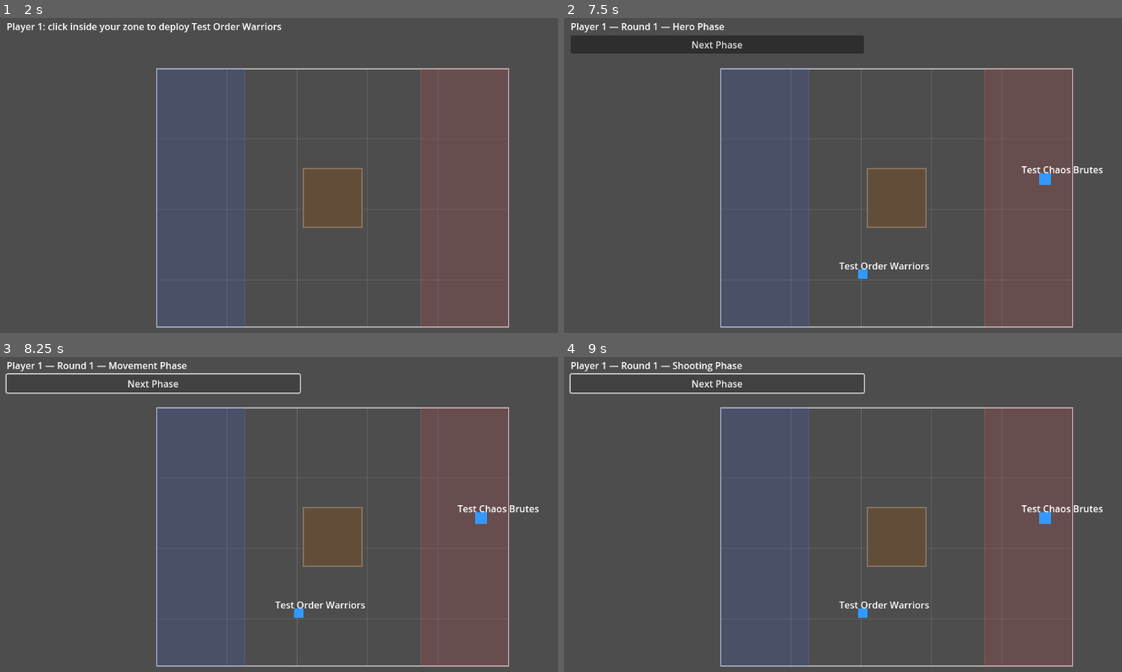
Above: before the commit, frames 1-4 (two rows, left to right).
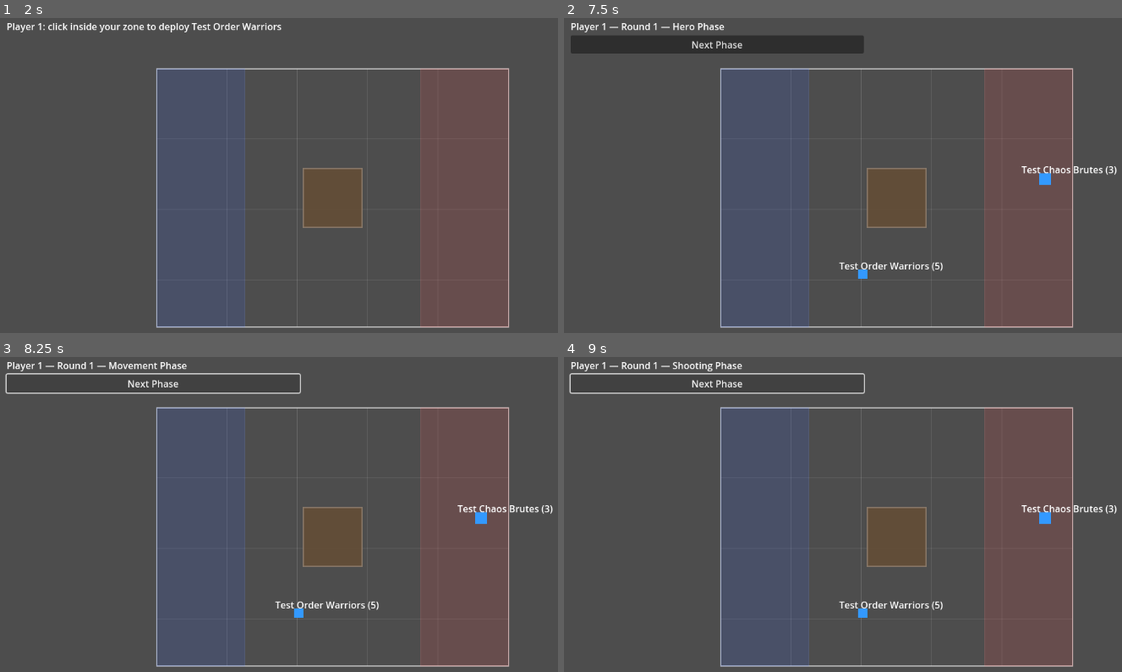
Above: after the commit, the same moments.

Repository: nurling34s/warhammerPnP
Game: Godot game, scene res://scenes/main/Main.tscn
The game is run twice, just before and just after one commit, with the same random seed, the same clock (stepped at 60 frames per second) and the same inputs.
Inputs (mouse positions are in pixels of both pictures, inside the frame that each line leads up to):
- Up to frame 1 (2 s): click "Age of Sigmar (4th ed)" at 0.5 s; tap Enter at 1.25 s; move the mouse to (479, 178) at 1.27 s; hold Shift from 1.28 s (still down); click (479, 178) at 1.42 s
- Up to frame 2 (7.5 s): release Shift at 2 s; tap Space at 2, 3.5, 5 s; drag from (759, 216) to (865, 273) at 2.02 s; tap Enter at 2.75, 4.25 s; move the mouse to (865, 273) at 2.77 s; tap Ctrl at 2.85, 7.35 s; click (865, 273) at 2.92 s; drag from (865, 273) to (692, 140) at 3.52 s; move the mouse to (1099, 254) at 4.27 s; tap Alt at 4.35 s; click (1099, 254) at 4.42 s; drag from (692, 140) to (865, 273) at 5.02 s; move the mouse to (932, 197) at 5.77 s; hold Shift 5.78-6.5 s; click (932, 197) at 5.92 s; drag from (792, 103) to (759, 216) at 6.52 s; move the mouse to (1043, 178) at 7.27 s; click (1043, 178) at 7.42 s
- Up to frame 3 (8.25 s): click "Next Phase" at 8 s
- Up to frame 4 (9 s): click "Next Phase" at 8.75 s

Frame 1 is identical in both runs. In frame 2, less than 0.1% of the frame differs, in the area x 65-100%, y 47-81%; in frame 3, less than 0.1%; in frame 4, less than 0.1%.

Commit message:
Implement Shooting Phase and wire target-click-to-shoot UI
ShootingPhaseBase validates range (weapon.range_inches) and line-of-
sight (via LineOfSight against blocks_line_of_sight terrain) and
resolves the attack through AttackResolver on success. Wired into both
rulesets' build_phase_sequence() replacing the Shooting Phase
placeholder. main.gd adds a two-click flow (pick your own not-yet-shot
unit, then an enemy token) using the unit's first ranged weapon
automatically; UnitToken.refresh_label() shows a live models-remaining
count after a successful attack.

Co-Authored-By: Claude Sonnet 5 <noreply@anthropic.com>

Diff:
--- /dev/null
+++ b/core/phase/shooting_phase_base.gd
@@ -0,0 +1,52 @@
+## Shared Shooting Phase logic: range + line-of-sight validation and
+## declaring an attack. AoSShootingPhase/FortyKShootingPhase currently add
+## no divergent behavior — the seam exists for when they need to.
+class_name ShootingPhaseBase
+extends GamePhase
+
+
+func get_phase_name() -> StringName:
+	return &"Shooting Phase"
+
+
+func on_enter() -> void:
+	for unit in turn_manager.match_state.units_for_player(turn_manager.active_player):
+		unit.has_shot = false
+
+
+## Pure check — does not mutate anything. Returns {"ok": bool, "reason": String}.
+func can_shoot(attacker: UnitInstance, weapon: WeaponProfile, target: UnitInstance, terrain: Array[TerrainPiece]) -> Dictionary:
+	if attacker.has_shot:
+		return {"ok": false, "reason": "already_shot"}
+
+	var distance: float = attacker.position_inches.distance_to(target.position_inches)
+	if distance > weapon.range_inches:
+		return {"ok": false, "reason": "out_of_range"}
+
+	if LineOfSight.is_blocked(attacker.position_inches, target.position_inches, terrain):
+		return {"ok": false, "reason": "no_line_of_sight"}
+
+	return {"ok": true, "reason": ""}
+
+
+func get_valid_targets(attacker: UnitInstance, weapon: WeaponProfile, all_units: Array, terrain: Array[TerrainPiece]) -> Array[UnitInstance]:
+	var targets: Array[UnitInstance] = []
+	for other in all_units:
+		if other == attacker or other.owner_player == attacker.owner_player or other.is_destroyed:
+			continue
+		if can_shoot(attacker, weapon, other, terrain).ok:
+			targets.append(other)
+	return targets
+
+
+## Validates and, on success, mutates attacker.has_shot and resolves the
+## attack via `resolver`. Returns {"ok": bool, "reason": String, "outcome": AttackOutcome}.
+func declare_shoot(attacker: UnitInstance, weapon: WeaponProfile, target: UnitInstance, terrain: Array[TerrainPiece], resolver: AttackResolver) -> Dictionary:
+	var check := can_shoot(attacker, weapon, target, terrain)
+	if not check.ok:
+		return {"ok": false, "reason": check.reason, "outcome": null}
+
+	attacker.has_shot = true
+	var range_inches: float = attacker.position_inches.distance_to(target.position_inches)
+	var outcome: AttackOutcome = resolver.resolve_attack(attacker, weapon, target, {"range_inches": range_inches})
+	return {"ok": true, "reason": "", "outcome": outcome}
--- a/core/rules/aos/aos_ruleset.gd
+++ b/core/rules/aos/aos_ruleset.gd
@@ -16,7 +16,7 @@
 	return [
 		NamedPlaceholderPhase.new(turn_manager, &"Hero Phase"),
 		AoSMovementPhase.new(turn_manager),
-		NamedPlaceholderPhase.new(turn_manager, &"Shooting Phase"),
+		AoSShootingPhase.new(turn_manager),
 		NamedPlaceholderPhase.new(turn_manager, &"Charge Phase"),
 		NamedPlaceholderPhase.new(turn_manager, &"Combat Phase"),
 		NamedPlaceholderPhase.new(turn_manager, &"End Phase"),
--- /dev/null
+++ b/core/rules/aos/aos_shooting_phase.gd
@@ -0,0 +1,3 @@
+## AoS4 Shooting Phase. No divergent rules from the shared base yet.
+class_name AoSShootingPhase
+extends ShootingPhaseBase
--- a/core/rules/forty_k/forty_k_ruleset.gd
+++ b/core/rules/forty_k/forty_k_ruleset.gd
@@ -17,7 +17,7 @@
 	return [
 		NamedPlaceholderPhase.new(turn_manager, &"Command Phase"),
 		FortyKMovementPhase.new(turn_manager),
-		NamedPlaceholderPhase.new(turn_manager, &"Shooting Phase"),
+		FortyKShootingPhase.new(turn_manager),
 		NamedPlaceholderPhase.new(turn_manager, &"Charge Phase"),
 		NamedPlaceholderPhase.new(turn_manager, &"Fight Phase"),
 		NamedPlaceholderPhase.new(turn_manager, &"Battle-shock Phase"),
--- /dev/null
+++ b/core/rules/forty_k/forty_k_shooting_phase.gd
@@ -0,0 +1,3 @@
+## 40k 11th ed Shooting Phase. No divergent rules from the shared base yet.
+class_name FortyKShootingPhase
+extends ShootingPhaseBase
--- a/scenes/main/main.gd
+++ b/scenes/main/main.gd
@@ -2,8 +2,10 @@
 ## deploy step for one placeholder unit per side within its zone, then
 ## starts the phase HUD. During Movement Phase the active player's token
 ## can be dragged (green/red tint from core/'s can_move_to, committed via
-## try_move_unit on release). Terrain and the measuring tape are later
-## Phase 2 work.
+## try_move_unit on release). During Shooting Phase, click your own
+## not-yet-shot unit, then click an enemy token to declare an attack
+## (range/LoS validated in core/, first ranged weapon on the unit is used
+## automatically — a weapon-choice UI is later work).
 extends Node
 
 @onready var ruleset_select: Control = $UI/RulesetSelect
@@ -21,6 +23,9 @@
 var deployment_overlay: DeploymentZoneOverlay
 var deployment_manager: DeploymentManager
 var current_phase: GamePhase
+var attack_resolver: AttackResolver
+var tokens: Array[UnitToken] = []
+var shoot_selected_attacker: UnitInstance = null
 
 
 func _ready() -> void:
@@ -38,6 +43,7 @@
 	turn_manager = TurnManager.new(RulesetRegistry.active)
 	turn_manager.phase_machine.phase_changed.connect(_on_phase_changed)
 	turn_manager.turn_started.connect(_on_turn_started)
+	attack_resolver = AttackResolver.new(RulesetRegistry.active, DiceRoller.new(), turn_manager.match_state.combat_log)
 
 	_setup_board()
 	_begin_deployment(ruleset_id)
@@ -113,9 +119,13 @@
 
 
 func _on_board_clicked(position_inches: Vector2) -> void:
-	if not deployment_manager or deployment_manager.pending_units.is_empty():
-		return
-
+	if deployment_manager and not deployment_manager.pending_units.is_empty():
+		_handle_deployment_click(position_inches)
+	elif current_phase is ShootingPhaseBase:
+		_handle_shooting_click(position_inches)
+
+
+func _handle_deployment_click(position_inches: Vector2) -> void:
 	var unit: UnitInstance = deployment_manager.pending_units[0]
 	if deployment_manager.place_unit(unit, position_inches):
 		var token: UnitToken = preload("res://scenes/unit/UnitToken.tscn").instantiate()
@@ -123,7 +133,46 @@
 		token.apply_instance(unit)
 		token.drag_moved.connect(_on_token_drag_moved.bind(token))
 		token.drag_ended.connect(_on_token_drag_ended.bind(token))
+		tokens.append(token)
 		_update_deployment_label()
+
+
+## Two-click flow: first click picks your own not-yet-shot unit, second
+## click picks an enemy token to shoot at with its first ranged weapon.
+func _handle_shooting_click(position_inches: Vector2) -> void:
+	var clicked_token := _find_token_at(position_inches)
+	if not clicked_token:
+		return
+
+	if shoot_selected_attacker == null:
+		if clicked_token.unit_instance.owner_player == turn_manager.active_player and not clicked_token.unit_instance.has_shot:
+			shoot_selected_attacker = clicked_token.unit_instance
+		return
+
+	if clicked_token.unit_instance.owner_player != shoot_selected_attacker.owner_player:
+		var weapon := _find_ranged_weapon(shoot_selected_attacker.stats)
+		if weapon:
+			var result: Dictionary = current_phase.declare_shoot(
+				shoot_selected_attacker, weapon, clicked_token.unit_instance,
+				turn_manager.match_state.terrain, attack_resolver
+			)
+			if result.ok:
+				clicked_token.refresh_label()
+	shoot_selected_attacker = null
+
+
+func _find_token_at(position_inches: Vector2) -> UnitToken:
+	for token in tokens:
+		if token.unit_instance and token.unit_instance.position_inches.distance_to(position_inches) <= 2.0:
+			return token
+	return null
+
+
+func _find_ranged_weapon(stats: UnitStats) -> WeaponProfile:
+	for weapon in stats.weapons:
+		if weapon.range_inches > 0.0:
+			return weapon
+	return null
 
 
 func _on_deployment_complete() -> void:
--- a/scenes/unit/unit_token.gd
+++ b/scenes/unit/unit_token.gd
@@ -34,9 +34,17 @@
 	var size_px: float = maxf(stats.base_size_mm / 2.0, 16.0)
 	marker.size = Vector2(size_px, size_px)
 	marker.position = -marker.size / 2.0
-	name_label.text = stats.display_name
 	name_label.position = Vector2(-40, marker.position.y - 18)
+	refresh_label()
 	sync_position_from_instance()
+
+
+## Shows the unit's name plus a live models-remaining count. Called after
+## apply_instance() and again whenever the unit takes damage. A full stats
+## card / wounds bar is Phase 4 scope — this is the minimal Phase 3 readout.
+func refresh_label() -> void:
+	if unit_instance:
+		name_label.text = "%s (%d)" % [unit_instance.stats.display_name, unit_instance.models_alive]
 
 
 ## Moves this token to match unit_instance.position_inches (converted to
--- /dev/null
+++ b/tests/unit/test_shooting_phase.gd
@@ -0,0 +1,117 @@
+extends GutTest
+
+## Same scripted-dice pattern as test_dice_roller.gd.
+class ScriptedDice:
+	extends DiceRoller
+
+	var _queue: Array[int] = []
+
+	func _init(sequence: Array[int]) -> void:
+		_queue = sequence.duplicate()
+
+	func roll(n: int, sides: int = 6) -> Array[int]:
+		var out: Array[int] = []
+		for _i in n:
+			out.append(roll_single(sides))
+		return out
+
+	func roll_single(_sides: int = 6) -> int:
+		return _queue.pop_front()
+
+
+func _make_unit(player: int, position: Vector2) -> UnitInstance:
+	var stats := AoSUnitStats.new()
+	var unit := UnitInstance.new(stats, player)
+	unit.position_inches = position
+	return unit
+
+
+func _make_weapon(range_inches: float = 12.0) -> WeaponProfile:
+	var weapon := WeaponProfile.new()
+	weapon.range_inches = range_inches
+	weapon.attacks = "1"
+	weapon.to_hit_stat = 2
+	weapon.strength_or_damage = "1"
+	return weapon
+
+
+func test_can_shoot_within_range_and_los_succeeds() -> void:
+	var ruleset := AoSRuleset.new()
+	var tm := TurnManager.new(ruleset)
+	var phase := AoSShootingPhase.new(tm)
+	var attacker := _make_unit(0, Vector2(0, 0))
+	var target := _make_unit(1, Vector2(10, 0))
+
+	var result := phase.can_shoot(attacker, _make_weapon(12.0), target, [])
+	assert_true(result.ok)
+
+
+func test_can_shoot_out_of_range_is_rejected() -> void:
+	var ruleset := AoSRuleset.new()
+	var tm := TurnManager.new(ruleset)
+	var phase := AoSShootingPhase.new(tm)
+	var attacker := _make_unit(0, Vector2(0, 0))
+	var target := _make_unit(1, Vector2(20, 0))
+
+	var result := phase.can_shoot(attacker, _make_weapon(12.0), target, [])
+	assert_false(result.ok)
+	assert_eq(result.reason, "out_of_range")
+
+
+func test_can_shoot_blocked_by_terrain_is_rejected() -> void:
+	var ruleset := AoSRuleset.new()
+	var tm := TurnManager.new(ruleset)
+	var phase := AoSShootingPhase.new(tm)
+	var attacker := _make_unit(0, Vector2(0, 5))
+	var target := _make_unit(1, Vector2(10, 5))
+
+	var blocker := TerrainPiece.new()
+	blocker.footprint_inches = Rect2(4, 4, 2, 2)
+	blocker.blocks_line_of_sight = true
+
+	var result := phase.can_shoot(attacker, _make_weapon(12.0), target, [blocker])
+	assert_false(result.ok)
+	assert_eq(result.reason, "no_line_of_sight")
+
+
+func test_already_shot_unit_cannot_shoot_again() -> void:
+	var ruleset := AoSRuleset.new()
+	var tm := TurnManager.new(ruleset)
+	var phase := AoSShootingPhase.new(tm)
+	var attacker := _make_unit(0, Vector2(0, 0))
+	attacker.has_shot = true
+	var target := _make_unit(1, Vector2(5, 0))
+
+	var result := phase.can_shoot(attacker, _make_weapon(12.0), target, [])
+	assert_false(result.ok)
+	assert_eq(result.reason, "already_shot")
+
+
+func test_declare_shoot_marks_has_shot_and_resolves_attack() -> void:
+	var ruleset := AoSRuleset.new()
+	var tm := TurnManager.new(ruleset)
+	var phase := AoSShootingPhase.new(tm)
+	var attacker := _make_unit(0, Vector2(0, 0))
+	var target := _make_unit(1, Vector2(5, 0))
+	var dice := ScriptedDice.new([6, 1])  # hit, then failed save
+	var resolver := AttackResolver.new(ruleset, dice)
+
+	var result := phase.declare_shoot(attacker, _make_weapon(12.0), target, [], resolver)
+
+	assert_true(result.ok)
+	assert_true(attacker.has_shot)
+	assert_not_null(result.outcome)
+
+
+func test_get_valid_targets_excludes_friendly_and_out_of_range() -> void:
+	var ruleset := AoSRuleset.new()
+	var tm := TurnManager.new(ruleset)
+	var phase := AoSShootingPhase.new(tm)
+	var attacker := _make_unit(0, Vector2(0, 0))
+	var friend := _make_unit(0, Vector2(1, 0))
+	var near_enemy := _make_unit(1, Vector2(5, 0))
+	var far_enemy := _make_unit(1, Vector2(50, 0))
+
+	var targets := phase.get_valid_targets(attacker, _make_weapon(12.0), [attacker, friend, near_enemy, far_enemy], [])
+
+	assert_eq(targets, [near_enemy])
Not shown, added: core/phase/shooting_phase_base.gd.uid
Not shown, added: core/rules/aos/aos_shooting_phase.gd.uid
Not shown, added: core/rules/forty_k/forty_k_shooting_phase.gd.uid
Not shown, added: tests/unit/test_shooting_phase.gd.uid
